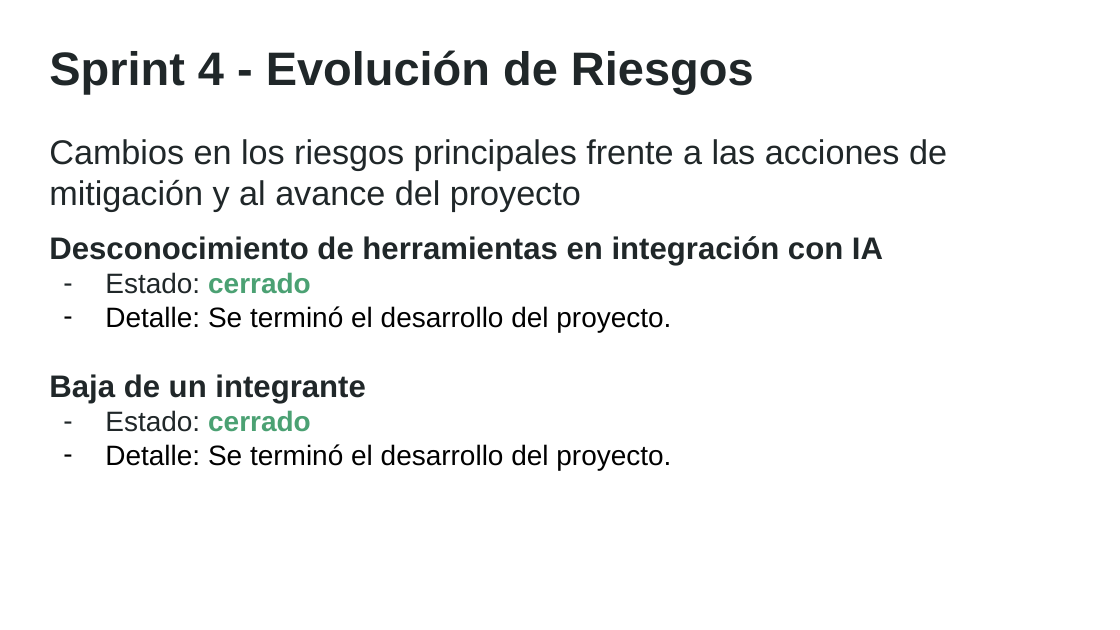
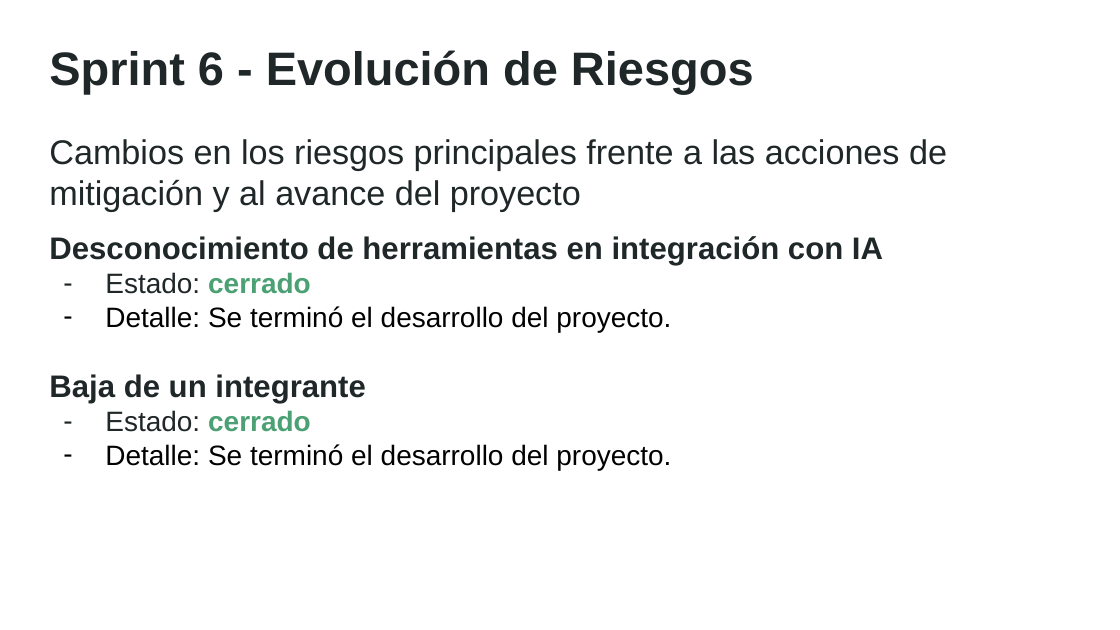
Before and after one commit to fiuba-gestion-grupo1/Artefactos, a slide deck: slide 11 of presentaciones/PPTX/Sprint 6.pptx. Drawn at 1120x630 pixels with LibreOffice and Linux fonts; fonts in the diff are those of the drawing. Boxes give left, top, right and bottom in pixels: in the first picture for what was removed or moved away, otherwise in the second. Text is boxed around its words. In the diff, an @@ line names an element or a change of style, - is before the commit and + after.

```diff
--- a/presentaciones/PPTX/Sprint 6.pptx
+++ b/presentaciones/PPTX/Sprint 6.pptx
@@ text at [49, 50, 754, 94]: text changed @@
-Sprint 4 - Evolución de Riesgos
+Sprint 6 - Evolución de Riesgos
```
Also in this commit, not shown: 2 other slides changed, 5 other files.
